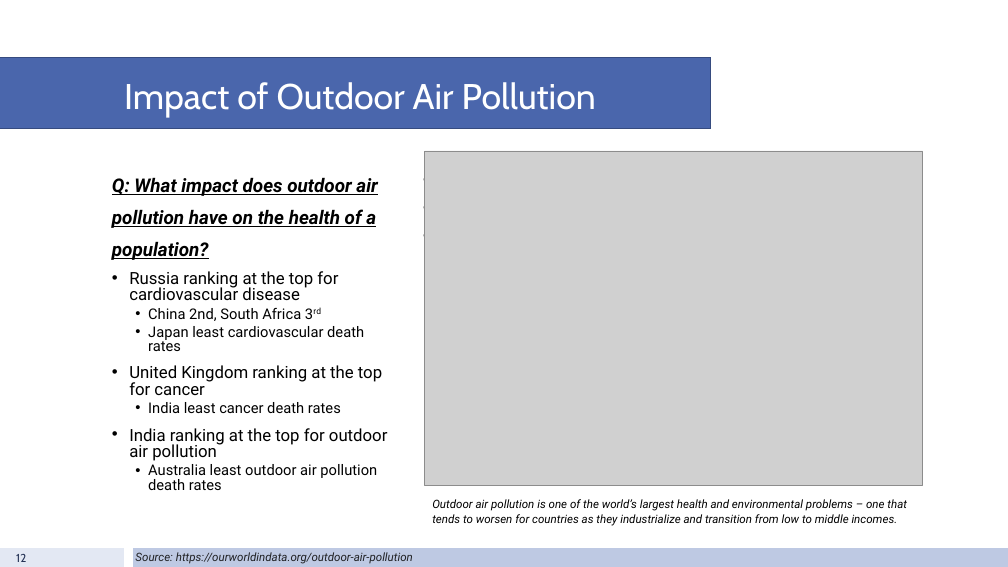
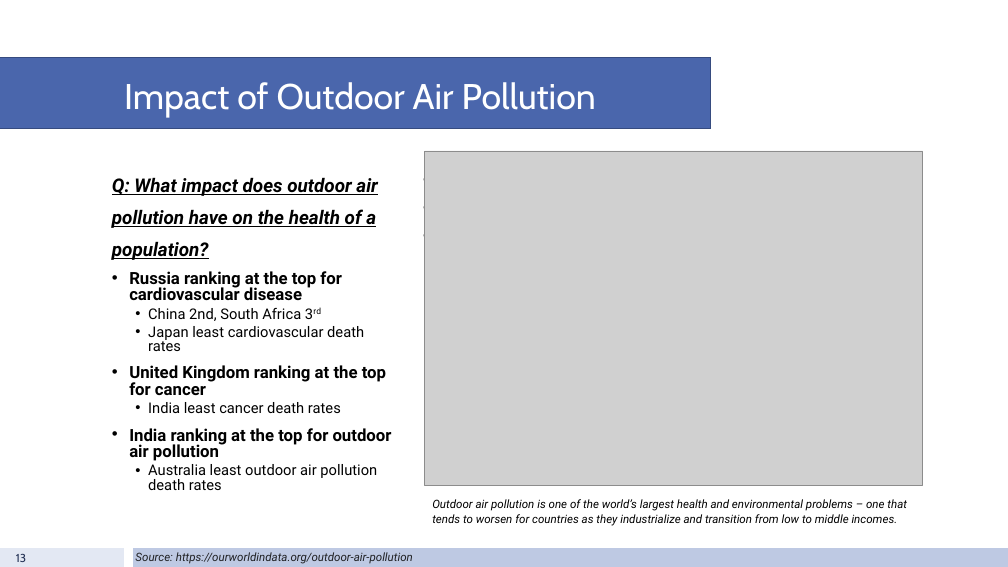
Before and after one commit to fiyang89/project-1-group-8, a slide deck: slide 13 of Population.pptx (slide 12 before the commit). Drawn at 1008x567 pixels with LibreOffice and Linux fonts; fonts in the diff are those of the drawing; grey boxes stand for pictures. Boxes give left, top, right and bottom in pixels: in the first picture for what was removed or moved away, otherwise in the second. Text is boxed around its words. In the diff, an @@ line names an element or a change of style, - is before the commit and + after.

```diff
--- a/Population.pptx
+++ b/Population.pptx
@@ text at box(129, 271, 392, 461): bold on in "Russia ranking at the top for cardiovascular ...", "United Kingdom ranking at the top for ...", "India ranking at the top for outdoor ..." @@
@@ page number at box(16, 554, 26, 562): text changed @@
-12
+13
```
Also in this commit, not shown: 8 other slides changed, 3 slides added, 2 slides removed.
